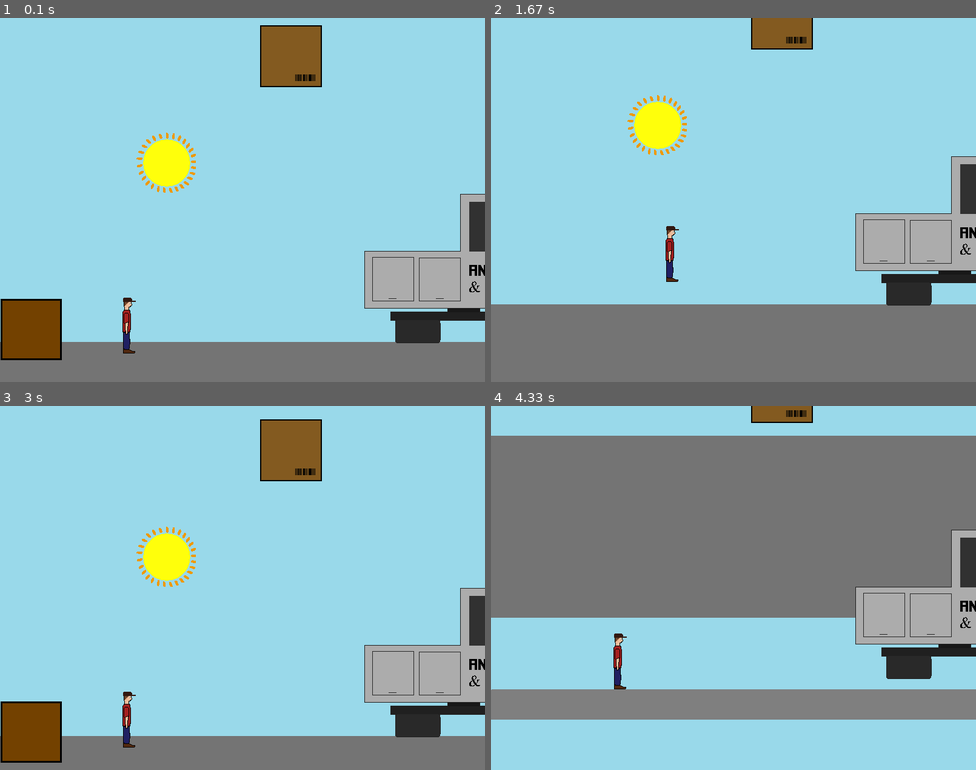
Above: before the commit, frames 1-4 (two rows, left to right).
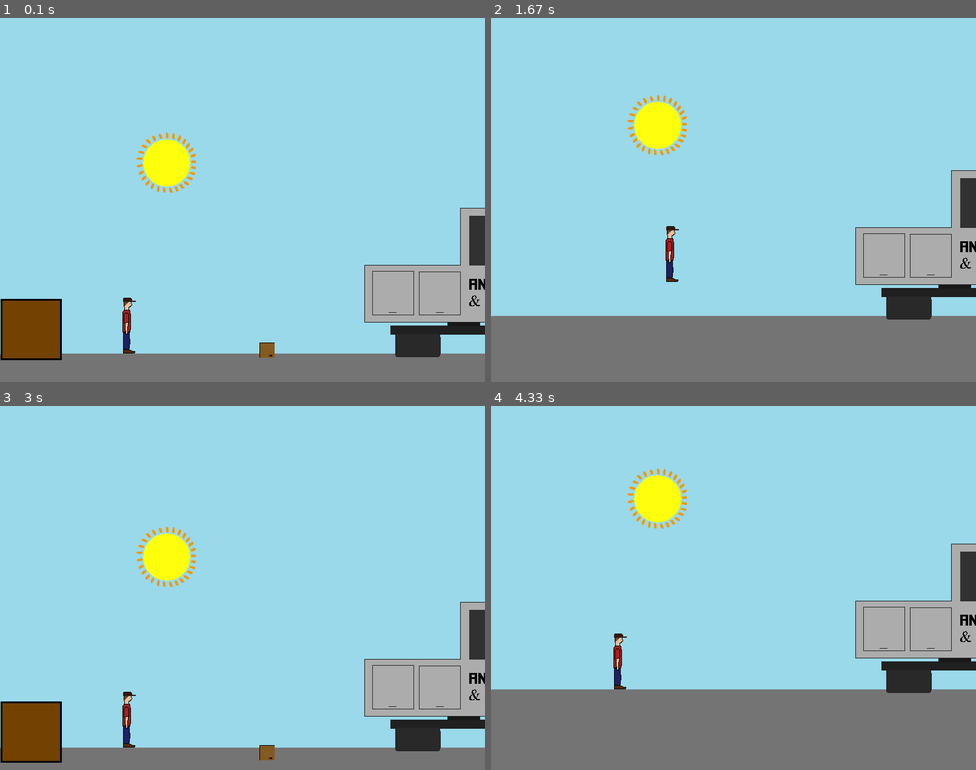
Above: after the commit, the same moments.

Repository: v0ided/FirstPyGame
Game: pygame game, started from main.py
Two runs of this game, one before a commit and one after it. Both use one fixed random seed, a clock stepped at 60 frames per second and the inputs below.
Inputs (mouse positions are in pixels of both pictures, inside the frame that each line leads up to):
- Up to frame 1 (0.1 s): no input
- Up to frame 2 (1.67 s): tap A at 0.33 s; hold Right 0.67-1.13 s; tap Space at 0.73, 1.03, 1.23, 1.53 s; hold Right 1.17-1.63 s
- Up to frame 3 (3 s): hold Left 1.67-2.2 s; tap Space at 1.73, 2.03, 2.3, 2.6 s; hold Left 2.23-2.63 s; tap Enter at 2.67 s
- Up to frame 4 (4.33 s): press the mouse at (912, 715) at 3.03 s; move the mouse to (849, 668) at 3.13 s; release the mouse at (791, 620) at 3.27 s; press the mouse at (510, 729) at 3.37 s; move the mouse to (631, 719) at 3.47 s; release the mouse at (752, 708) at 3.6 s; press the mouse at (752, 762) at 3.7 s; move the mouse to (660, 609) at 3.8 s; release the mouse at (573, 453) at 3.93 s; press the mouse at (733, 719) at 4.03 s; move the mouse to (714, 711) at 4.13 s; release the mouse at (699, 704) at 4.27 s

The runs differ from the first frame. In frame 1, 7.7% of the frame differs, in the area x 0-100%, y 2-94%; in frame 2, 7.1%; in frame 3, 7.8%; in frame 4, 65%, in the area x 0-100%, y 0-100%.

Commit message:
v0.95
Reworked 'behavior' system. Removed behavior class and replaced with
enum list in BaseObject. Moved interacting/use timer code out of
BaseObject and into Player. CraneObject now inherits from LevelObject so
that a visible object in the game can represent a crane and intuitively
hold the behaviors associated with interacting with it. Cleaned up
player code. Held objects are no longer visible while being held.
Started player character design.

Diff:
--- a/BaseObject.py
+++ b/BaseObject.py
@@ -1,5 +1,3 @@
-from Timer import *
-from Behavior import Behavior
 from HelpFunctions import *
 
 
@@ -11,6 +9,7 @@
         self._layer = 0
         self.behaviors = []
         self._use_timer = None
+        self.use_timer_len = 800
         self._can_use = True
         self.type = BASE_OBJECT
         self.visible = False
@@ -33,10 +32,10 @@
             print(self.name + " is missing a value")
             self.rect = pygame.Rect(0, 0, 0, 0)
 
-        #Create a new dict based on filtered results for var_dict (keys containing 'behavior')
-        str_behaviors = {x: i for x, i in var_dict.items() if x.find('behavior') > -1}
-        #Adds the value for each dict item to behavior list for the object (Does not guarantee the behavior exists)
-        self.set_behaviors(str_behaviors.values())
+        #Create a list of string behaviors from filtered results in var_dict (keys containing 'behavior')
+        str_behaviors = [var_dict[key] for key in var_dict.keys() if 'behavior' in key]
+        #Create enum behavior list from recognized behaviors
+        self.behaviors = [to_behavior(str_behavior) for str_behavior in str_behaviors if str_behavior != NOTHING]
         print(self.name + " behaviors: " + str(len(self.behaviors)))
 
         BaseObject._objects.append(self)
@@ -46,29 +45,12 @@
         obj = next((x for x in BaseObject._objects if x.name == obj_name), None)
         return obj
 
-    def interact(self, player, level):
-        if not self._use_timer:
-            self._use_timer = Timer(self.use_timer_len, self._set_can_use)
-        if self._can_use:
-            #iteracte through behaviors of object, if a behavior meets conditions, do behavior and start delay use timer
-            for behavior in self.behaviors:
-                if behavior.behave(player, self, level):
-                    self._can_use = False
-                    self._use_timer.start_timer()
-                    break
+    def interact(self, obj):
+        return
 
+    #Executed by object use timer upon completion
     def _set_can_use(self):
-        print('Setting can_use = True.')
         self._can_use = True
-
-    def set_behaviors(self, behaviors):
-        for behavior in behaviors:
-            if behavior.lower() == 'pickup':
-                self.behaviors.append(Behavior(_check_plyr_pickup, do_plyr_pickup))
-            elif behavior.lower() == 'place':
-                self.behaviors.append(Behavior(_check_plyr_place, do_plyr_place))
-            elif behavior.lower() == 'toggle_power':
-                self.behaviors.append(Behavior(_check_power_crane, do_power_crane))
 
     def draw(self, screen, rect_loc):
         print('Base object print called for ' + self.name)
@@ -128,58 +110,5 @@
         config.set(self.name, 'h', str(self.rect.h))
         config.set(self.name, 'gravity', str(self.obey_gravity))
         config.set(self.name, 'collide', str(self.collidable))
-
-
-##PLAYER PICKUP CONDITIONS##
-def _check_plyr_pickup(player, obj):
-    if player.held_item is None:
-        print("Can Pickup")
-        return True
-    else:
-        return False
-
-
-##PLAYER PICKUP ACTION##
-def do_plyr_pickup(player, obj, level):
-        print("Pickup behaving")
-        player.pickup(obj, level)
-
-
-##PLAYER PLACE CONDITIONS##
-def _check_plyr_place(player, obj):
-    if player.held_item is not None:
-        print("Can Place")
-        return True
-    else:
-        return False
-
-
-##PLAYER PLACE ACTION##
-def do_plyr_place(player, obj, level):
-    print("Place behaving")
-    player.drop(level)
-
-
-##CRANE TOGGLE POWER CONDITIONS##
-def _check_power_crane(player, powerbox):
-    return True
-
-
-##CRANE TOGGLE POWER ACTION##
-def do_power_crane(player, powerbox, level):
-    cranes = [crane for crane in level.objects if crane.type == CRANE_OBJECT]
-    if len(cranes) > 0:
-        if len(cranes) > 1:
-            print("Multiple cranes found. Powering first added.")
-        cranes[0].toggle_power()
-    else:
-        print('No crane found.')
-
-
-
-##OBJECT STATE CHANGE CONDITIONS##
-#def _check_state_change(player, object):
-    #return True
-
-
-#def do_state_change(player, object, level):
+        for i, behavior in enumerate(self.behaviors):
+            config.set(self.name, 'behavior' + str(i), behavior_str(behavior))
--- a/Behavior.py
+++ /dev/null
@@ -1,18 +0,0 @@
-class Behavior():
-    def __init__(self, conditions, action):
-        self.conditions = conditions
-        self.action = action
-
-    def _check_conditions(self, obj1, obj2):
-        if self.conditions(obj1, obj2):
-            return True
-        else:
-            return False
-
-    #Must Return True on Successful use, False otherwise
-    def behave(self, obj1, obj2, level):
-        if self._check_conditions(obj1, obj2):
-            self.action(obj1, obj2, level)
-            return True
-        else:
-            return False
--- a/Constants.py
+++ b/Constants.py
@@ -23,7 +23,7 @@
 NOTHING = 0
 PICKUP = 1
 PLACE = 2
-TURN_ON = 3
+TOGGLE_POWER = 3
 
 #STATES FOR GROUP OBJECTS
 OFF = 0
--- a/CraneObject.py
+++ b/CraneObject.py
@@ -5,9 +5,9 @@
 from Timer import Timer
 
 
-class CraneObject(BaseObject):
+class CraneObject(LevelObject):
     def __init__(self, var_dict):
-        BaseObject.__init__(self, var_dict)
+        LevelObject.__init__(self, var_dict)
 
         self.type = CRANE_OBJECT
 
--- a/HelpFunctions.py
+++ b/HelpFunctions.py
@@ -59,6 +59,31 @@
         return None
 
 
+def to_behavior(str_behavior):
+    behavior = str_behavior.lower()
+    if behavior == 'pickup':
+        return PICKUP
+    elif behavior == 'place':
+        return PLACE
+    elif behavior == 'toggle_power':
+        return TOGGLE_POWER
+    else:
+        print(str_behavior + " was not recognized by to_behavior()")
+        return NOTHING
+
+
+def behavior_str(behavior):
+    if behavior == PICKUP:
+        return 'pickup'
+    elif behavior == PLACE:
+        return 'place'
+    elif behavior == TOGGLE_POWER:
+        return 'toggle_power'
+    else:
+        print("Unable to convert behavior to string")
+        return "invalid"
+
+
 def obj_type_str(obj_type):
     if obj_type == BASE_OBJECT:
         return "BaseObject"
--- a/LevelObject.py
+++ b/LevelObject.py
@@ -36,7 +36,6 @@
         self._layer = var_dict['layer']
         self.collidable = to_bool(var_dict['collide'])
         self.idle_anim.play()
-        self.use_timer_len = 800
         self.obey_gravity = to_bool(var_dict['gravity'])
         self.visible = True
 
--- a/Player.py
+++ b/Player.py
@@ -1,6 +1,8 @@
+import os
 import pyganim
-import os
-from BaseObject import *
+from Timer import Timer
+from BaseObject import BaseObject
+from Constants import *
 
 
 class PlayerSprite(BaseObject):
@@ -25,7 +27,6 @@
         #array of objects currently colliding with
         #used to track objects that are possible to interact with
         self.pos_interact = []
-        self.has_item = False
         self.held_item = None
         self.drop_item = None
         self.collidable = True
@@ -147,14 +148,6 @@
             if obj in self.pos_interact:
                     self.pos_interact.remove(obj)
 
-    def interact(self, null, level):
-        #interact with collide objects
-        for obj in self.pos_interact:
-            obj.interact(self, level)
-        #interact with held item
-        if self.held_item is not None:
-            self.held_item.interact(self, level)
-
     def _flip_image(self):
         self.walking_anim.flip(True, False)
         self.jumping_anim.flip(True, False)
@@ -184,26 +177,72 @@
     def do_gravity(self, gravity):
         self._change_vel(DIR_DOWN, gravity)
 
-    def drop(self, level):
-        self.drop_item = self.held_item
-        self.drop_item.obey_gravity = True
-        self.held_item = None
-        #level.place_object(self.drop_item)
-
-    def pickup(self, obj, level):
-        self.held_item = obj
-        self.held_item.obey_gravity = False
-        level.objects.change_layer(self.held_item, self._layer)
-        self.held_item.rect.y = self.rect.centery + (self.rect.w / 6)
-        self.held_item.rect.x = self.rect.centerx
-
-        #save offsets from the top left of player sprite
-        self.held_ofs_x = self.held_item.rect.x - self.rect.x
-        self.held_ofs_y = self.held_item.rect.y - self.rect.y
+    def check_interactions(self):
+        if not self._use_timer:
+            self._use_timer = Timer(self.use_timer_len, self._set_can_use)
+        if self._can_use:
+            #interact with held item
+            if self.held_item:
+                if self.interact(self.held_item):
+                    self._can_use = False
+                    self._use_timer.start_timer()
+                    return
+
+            for obj in self.pos_interact:
+                if self.interact(obj):
+                    return
+
+    def interact(self, obj):
+        print('interacting with ' + obj.name)
+        for behavior in self.behaviors:
+            if self.delegate_behavior(obj, behavior):
+                return True
+        return False
+
+    def delegate_behavior(self, obj, behavior):
+        if behavior == PICKUP:
+            return self.pickup(obj)
+        if behavior == PLACE:
+            return self.drop()
+        if behavior == TOGGLE_POWER:
+            return self.toggle_power(obj)
+        print('Failed to delegate behavior')
+        return False
+
+    def drop(self):
+        if self.held_item:
+            self.drop_item = self.held_item
+            self.drop_item.visible = True
+            self.drop_item.obey_gravity = True
+            self.held_item = None
+            print('dropped item')
+            return True
+        return False
+
+    def pickup(self, obj):
+        if PICKUP in obj.behaviors and not self.held_item:
+            obj.visible = False
+            obj.obey_gravity = False
+            self.held_item = obj
+            #level.objects.change_layer(self.held_item, self._layer) #Check/update this in level.draw function
+            self.held_item.rect.y = self.rect.centery + (self.rect.w / 6)
+            self.held_item.rect.x = self.rect.centerx
+            #save offsets from the top left of player sprite
+            self.held_ofs_x = self.held_item.rect.x - self.rect.x
+            self.held_ofs_y = self.held_item.rect.y - self.rect.y
+            print('picked up item')
+            return True
+        return False
+
+    def toggle_power(self, obj):
+        if obj.type == CRANE_OBJECT:
+            obj.toggle_power()
+            return True
+        return False
 
     def update_pos(self):
         self.rect.x += self.xvel
         self.rect.y += self.yvel
-        if self.held_item is not None:
-            self.held_item.rect.x = self.rect.x + self.held_ofs_x
-            self.held_item.rect.y = self.rect.y + self.held_ofs_y
+        if self.held_item:
+            self.held_item.rect.x = self.held_ofs_x + self.rect.x
+            self.held_item.rect.y = self.held_ofs_y + self.rect.y
--- a/data/level_data/objects1.ini
+++ b/data/level_data/objects1.ini
@@ -34,14 +34,29 @@
 trans = True
 file1 = CraneArm.png
 
-[CraneObject]
-type = CraneObject
-x = 0
-y = 0
-w = 0
-h = 0
+[LandMass]
+type = LevelObject
+x = -8
+y = 564
+w = 3000
+h = 300
 gravity = False
 collide = False
+layer = 0
+trans = True
+file1 = landmass.bmp
+
+[CraneControl]
+type = CraneObject
+x = 1000
+y = 470
+w = 95
+h = 95
+gravity = False
+collide = False
+layer = 1
+trans = True
+file1 = CraneControlBox.bmp
 xmin = 50
 ymin = 50
 xmax = 1000
@@ -52,35 +67,11 @@
 yspeed = 0.1
 arm = CraneArm
 
-[LandMass]
-type = LevelObject
-x = -20
-y = 544
-w = 3000
-h = 300
-gravity = False
-collide = False
-layer = 0
-trans = True
-file1 = landmass.bmp
-
-[CraneControl]
-type = LevelObject
-x = 1000
-y = 470
-w = 95
-h = 95
-gravity = False
-collide = False
-layer = 1
-trans = True
-file1 = CraneControlBox.bmp
-behavior = toggle_power
 
 [Box1]
 type = LevelObject
 x = 0
-y = 1815113
+y = 5112389
 w = 102
 h = 102
 gravity = True
@@ -104,7 +95,7 @@
 [Box3]
 type = LevelObject
 x = 1500
-y = 1815113
+y = 5112389
 w = 102
 h = 102
 gravity = True
@@ -128,10 +119,10 @@
 [Box5]
 type = LevelObject
 x = 600
-y = 1816095
+y = 4835001
 w = 25
 h = 25
-gravity = True
+gravity = False
 collide = False
 layer = 6
 trans = True
@@ -140,7 +131,7 @@
 [Table1]
 type = LevelObject
 x = 2000
-y = 1815153
+y = 5112429
 w = 200
 h = 62
 gravity = True
@@ -151,12 +142,13 @@
 
 [Box6]
 type = LevelObject
-x = 800
-y = 245
+x = 428
+y = 540
 w = 25
 h = 25
-gravity = False
+gravity = True
 collide = False
+behavior0 = pickup
 layer = 6
 trans = True
 file1 = box2.bmp
@@ -164,7 +156,7 @@
 [CraneBody]
 type = LevelObject
 x = 600
-y = 300
+y = 323
 w = 286
 h = 247
 gravity = False
@@ -181,6 +173,9 @@
 h = 92
 gravity = True
 collide = True
+behavior0 = toggle_power
+behavior1 = place
+behavior2 = pickup
 
 [LevelObject17]
 type = LevelObject
@@ -189,19 +184,7 @@
 w = 302
 h = 82
 gravity = False
-collide = False
+collide = True
 layer = 15
 trans = True
 file1 = table1.bmp
-
-[LevelObject18]
-type = LevelObject
-x = 429
-y = 22
-w = 102
-h = 102
-gravity = False
-collide = False
-layer = 15
-trans = True
-file1 = box2.bmp
--- a/main.py
+++ b/main.py
@@ -26,6 +26,10 @@
                     return
             if event.type > pygame.USEREVENT:
                 Timer.handle_event(event.type)
+            if event.type == pygame.KEYUP:
+                if event.key == pygame.K_a:
+                    level.player.check_interactions()
+
         if pygame.key.get_pressed()[pygame.K_RETURN]:
             edit_main(screen)
             level.load()
@@ -38,8 +42,6 @@
         if pygame.key.get_pressed()[pygame.K_SPACE]:
             if level.player.jump_state == NOT_JUMPING and level.player.airborne is not True:
                 level.player.start_jump()
-        if pygame.key.get_pressed()[pygame.K_a]:
-            level.player.interact(None, level)
 
         level.update()
         level.draw(screen)
Not shown, added: data/design files/character_clothed_idle.svg
